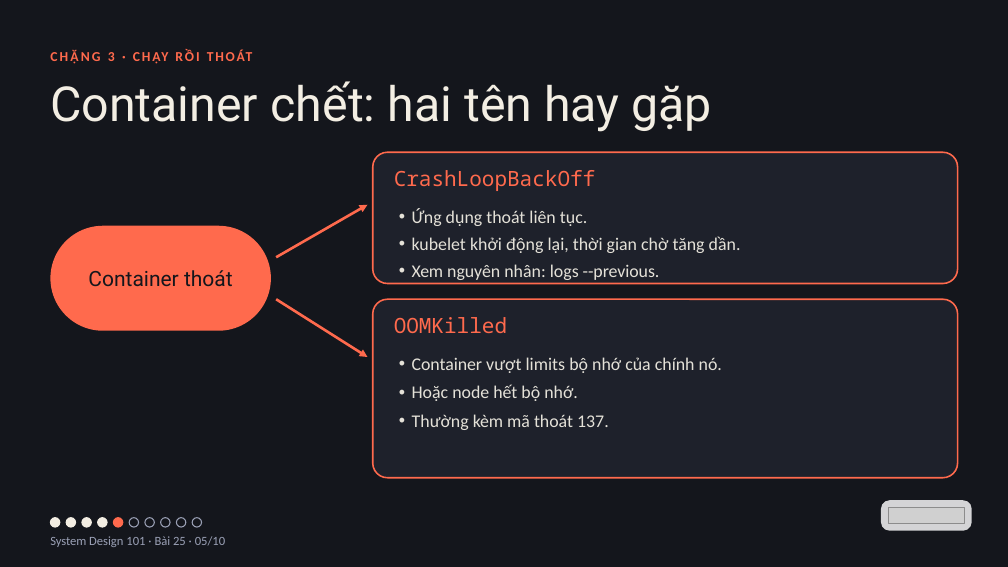
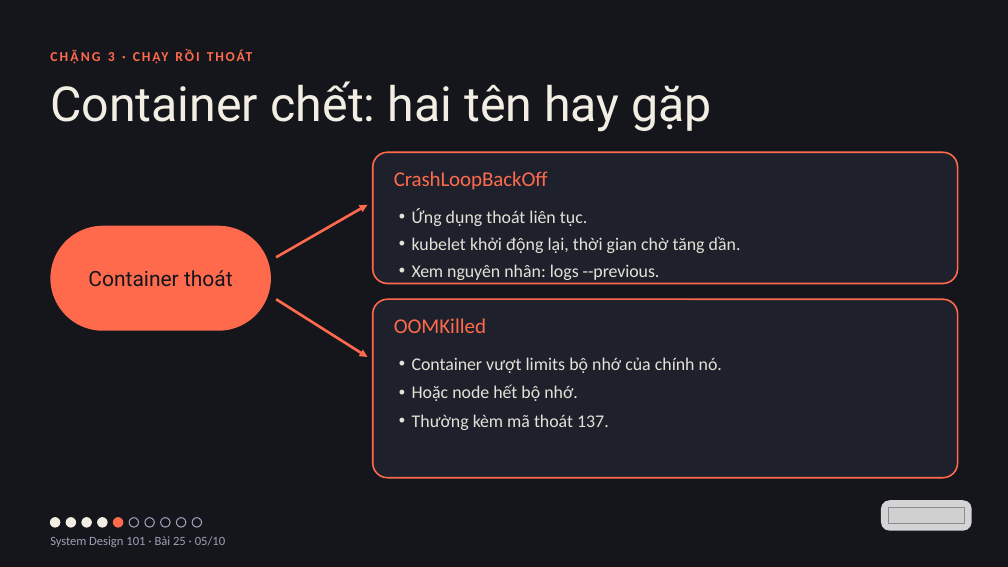
Before and after one commit to vohoailinh90/tool-marketing-studio, a slide deck: slide 5 of system-design-101/vi/lessons/sd-13-025/slides/sd-13-025.pptx. Drawn at 1008x567 pixels with LibreOffice and Linux fonts; fonts in the diff are those of the drawing; grey boxes stand for pictures. Boxes give left, top, right and bottom in pixels: in the first picture for what was removed or moved away, otherwise in the second. Text is boxed around its words. In the diff, an @@ line names an element or a change of style, - is before the commit and + after.

```diff
--- a/system-design-101/vi/lessons/sd-13-025/slides/sd-13-025.pptx
+++ b/system-design-101/vi/lessons/sd-13-025/slides/sd-13-025.pptx
@@ text "CrashLoopBackOff" at bbox=[394, 171, 548, 190]: font Noto Sans Mono to Calibri, letter spacing 0 to -0.2 pt @@
@@ text "OOMKilled" at bbox=[394, 318, 486, 333]: font Noto Sans Mono to Calibri, letter spacing 0 to -0.1 pt @@
```
Also in this commit, not shown: 5 other slides changed, 3 other files.
